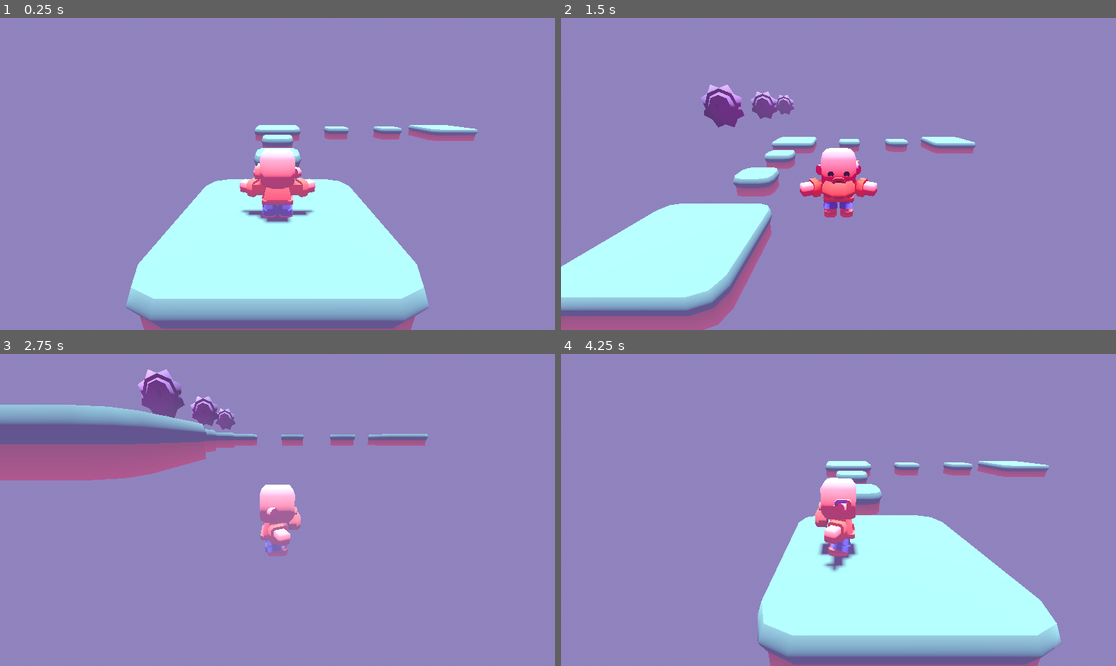
Above: before the commit, frames 1-4 (two rows, left to right).
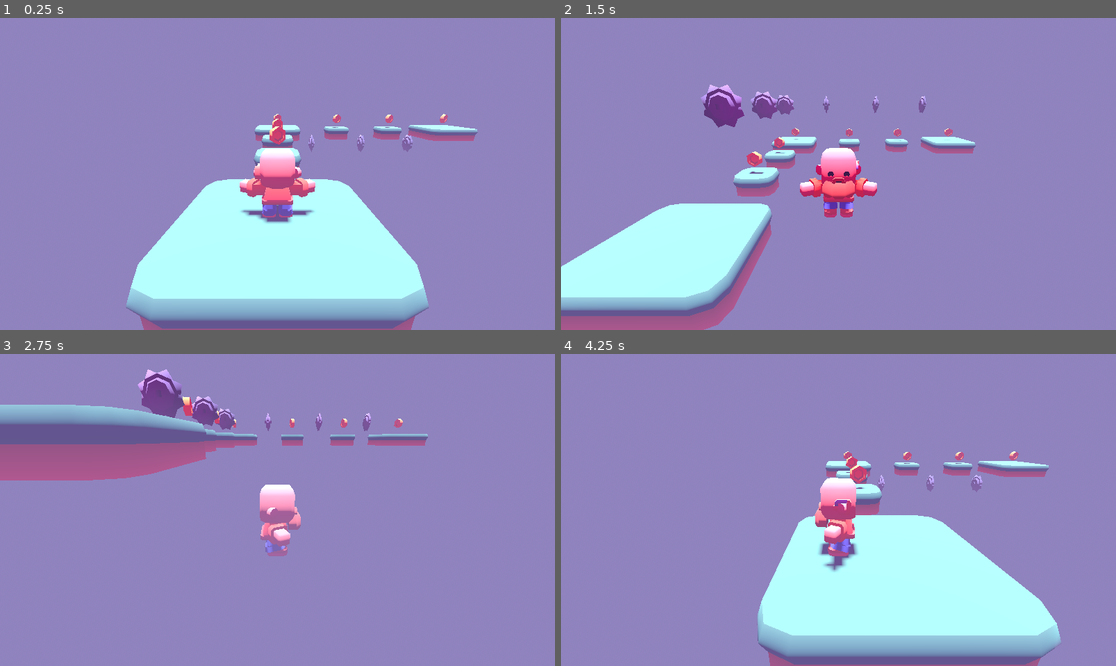
Above: after the commit, the same moments.

Repository: smolsenbiller/godot_projects
Game: Godot game, scene res://scenes/main.tscn
Two runs of this game, one before a commit and one after it. Both use one fixed random seed, a clock stepped at 60 frames per second and the inputs below.
Inputs:
- Up to frame 1 (0.25 s): no input
- Up to frame 2 (1.5 s): hold Right (move_right) 0.53-1.28 s; tap Space (jump) at 0.77 s; hold S (move_backward) from 1.28 s (still down)
- Up to frame 3 (2.75 s): tap Space (jump) at 1.52 s; release S (move_backward) at 2.03 s; hold Right (move_right) from 2.03 s (still down)
- Up to frame 4 (4.25 s): release Right (move_right) at 2.78 s; hold W (move_forward) 2.78-3.53 s; tap Space (jump) at 3.02, 3.77 s; hold A (move_left) from 3.53 s (still down)

The runs differ from the first frame. In frame 1, 0.5% of the frame differs, in the area x 48-81%, y 30-43%; in frame 2, 0.4%; in frame 3, 0.3%; in frame 4, 0.5%, in the area x 50-83%, y 31-45%.

Commit message:
Added coins to the game. Still need to add a scoring function.

Diff:
--- /dev/null
+++ b/3d-platformer/scenes/coin.tscn
@@ -0,0 +1,19 @@
+[gd_scene format=3 uid="uid://dcrwsg78v87de"]
+
+[ext_resource type="Script" uid="uid://bhbmje7r7rket" path="res://scripts/coin.gd" id="1_i64fm"]
+[ext_resource type="ArrayMesh" uid="uid://d3187mce5mcfa" path="res://Models/Platformer/coin-gold.obj" id="1_rwqht"]
+
+[sub_resource type="SphereShape3D" id="SphereShape3D_11l1o"]
+radius = 0.21227865
+
+[node name="coin" type="Area3D" unique_id=1952836124]
+script = ExtResource("1_i64fm")
+
+[node name="Model" type="MeshInstance3D" parent="." unique_id=156895858]
+transform = Transform3D(1, 0, 0, 0, 1, 0, 0, 0, 1, 0, -0.2, 0)
+mesh = ExtResource("1_rwqht")
+
+[node name="CollisionShape3D" type="CollisionShape3D" parent="." unique_id=875141322]
+shape = SubResource("SphereShape3D_11l1o")
+
+[connection signal="body_entered" from="." to="." method="_on_body_entered"]
--- a/3d-platformer/scenes/main.tscn
+++ b/3d-platformer/scenes/main.tscn
@@ -4,6 +4,7 @@
 [ext_resource type="ArrayMesh" uid="uid://cwhjysoc2pkg8" path="res://Models/Platformer/block-grass-low.obj" id="2_0wfyh"]
 [ext_resource type="PackedScene" uid="uid://drr6rh63u4ijq" path="res://scenes/player.tscn" id="3_sugp2"]
 [ext_resource type="PackedScene" uid="uid://be46srcrekq4f" path="res://scenes/enemy.tscn" id="4_jyhfs"]
+[ext_resource type="PackedScene" uid="uid://dcrwsg78v87de" path="res://scenes/coin.tscn" id="5_tbgi4"]
 
 [sub_resource type="ProceduralSkyMaterial" id="ProceduralSkyMaterial_0wfyh"]
 
@@ -111,14 +112,45 @@
 [node name="MeshShape" type="MeshInstance3D" parent="Platforms/BlockGrassLow4" unique_id=7129608]
 mesh = ExtResource("2_0wfyh")
 
+[node name="Enemies" type="Node" parent="." unique_id=2007791693]
+
+[node name="Enemy" parent="Enemies" unique_id=1314786225 instance=ExtResource("4_jyhfs")]
+transform = Transform3D(1, 0, 0, 0, 1, 0, 0, 0, 1, 0, -0.756587, -1.6726142)
+
+[node name="Enemy2" parent="Enemies" unique_id=1268836649 instance=ExtResource("4_jyhfs")]
+transform = Transform3D(1, 0, 0, 0, 1, 0, 0, 0, 1, 0, -0.756587, -3.9979105)
+
+[node name="Enemy3" parent="Enemies" unique_id=111857325 instance=ExtResource("4_jyhfs")]
+transform = Transform3D(1, 0, 0, 0, 1, 0, 0, 0, 1, 0, -0.756587, -6.449793)
+
+[node name="Enemy4" parent="Enemies" unique_id=533379377 instance=ExtResource("4_jyhfs")]
+transform = Transform3D(-4.371139e-08, 0, 1, 0, 1, 0, -1, 0, -4.371139e-08, 1.6565318, -0.756587, -7.97539)
+
+[node name="Enemy5" parent="Enemies" unique_id=1326524612 instance=ExtResource("4_jyhfs")]
+transform = Transform3D(-4.371139e-08, 0, 1, 0, 1, 0, -1, 0, -4.371139e-08, 4.059375, -0.756587, -7.97539)
+
+[node name="Enemy6" parent="Enemies" unique_id=1842474314 instance=ExtResource("4_jyhfs")]
+transform = Transform3D(-4.371139e-08, 0, 1, 0, 1, 0, -1, 0, -4.371139e-08, 6.3301215, -0.756587, -7.97539)
+
+[node name="Coins" type="Node" parent="." unique_id=715179918]
+
+[node name="coin" parent="Coins" unique_id=1952836124 instance=ExtResource("5_tbgi4")]
+transform = Transform3D(1, 0, 0, 0, 1, 0, 0, 0, 1, 0, 0.82491136, -2.7968655)
+
+[node name="coin2" parent="Coins" unique_id=373875238 instance=ExtResource("5_tbgi4")]
+transform = Transform3D(1, 0, 0, 0, 1, 0, 0, 0, 1, 0, 0.82491136, -5.1985397)
+
+[node name="coin3" parent="Coins" unique_id=1348759383 instance=ExtResource("5_tbgi4")]
+transform = Transform3D(1, 0, 0, 0, 1, 0, 0, 0, 1, 0, 0.82491136, -8.249199)
+
+[node name="coin4" parent="Coins" unique_id=1302015061 instance=ExtResource("5_tbgi4")]
+transform = Transform3D(1, 0, 0, 0, 1, 0, 0, 0, 1, 2.7994843, 0.82491136, -8.009046)
+
+[node name="coin5" parent="Coins" unique_id=351692618 instance=ExtResource("5_tbgi4")]
+transform = Transform3D(1, 0, 0, 0, 1, 0, 0, 0, 1, 5.2665706, 0.82491136, -8.009046)
+
+[node name="coin6" parent="Coins" unique_id=143287469 instance=ExtResource("5_tbgi4")]
+transform = Transform3D(1, 0, 0, 0, 1, 0, 0, 0, 1, 7.933369, 0.82491136, -8.140898)
+
 [node name="Player" parent="." unique_id=25629282 groups=["Player"] instance=ExtResource("3_sugp2")]
 transform = Transform3D(-1, 0, -8.742278e-08, 0, 1, 0, 8.742278e-08, 0, -1, 0, 0.5, 0)
-
-[node name="Enemy" parent="." unique_id=1314786225 instance=ExtResource("4_jyhfs")]
-transform = Transform3D(1, 0, 0, 0, 1, 0, 0, 0, 1, 0, -0.756587, -1.6726142)
-
-[node name="Enemy2" parent="." unique_id=1268836649 instance=ExtResource("4_jyhfs")]
-transform = Transform3D(1, 0, 0, 0, 1, 0, 0, 0, 1, 0, -0.756587, -3.9979105)
-
-[node name="Enemy3" parent="." unique_id=111857325 instance=ExtResource("4_jyhfs")]
-transform = Transform3D(1, 0, 0, 0, 1, 0, 0, 0, 1, 0, -0.756587, -6.449793)
--- /dev/null
+++ b/3d-platformer/scripts/coin.gd
@@ -0,0 +1,35 @@
+extends Area3D
+
+
+@export var rotate_speed : float = 2.0
+@export var bob_speed : float = 2.0
+@export var bob_height : float = 0.2
+
+
+@onready var start_y_pos : float = global_position.y
+
+@onready var model : MeshInstance3D = $Model
+
+# Called when the node enters the scene tree for the first time.
+func _ready() -> void:
+	pass # Replace with function body.
+
+
+# Called every frame. 'delta' is the elapsed time since the previous frame.
+func _process(delta: float) -> void:
+
+	model.rotation.y += rotate_speed * delta
+
+	#bobbing
+	var time = Time.get_unix_time_from_system()
+	var y_pos = ((1 + sin(time * bob_speed)) / 2) * bob_height
+
+	global_position.y = start_y_pos + y_pos
+
+
+func _on_body_entered(body: Node3D) -> void:
+	if not body.is_in_group("Player"):
+		return
+
+	print("Collected")
+	queue_free()
Not shown, added: 3d-platformer/scripts/coin.gd.uid
